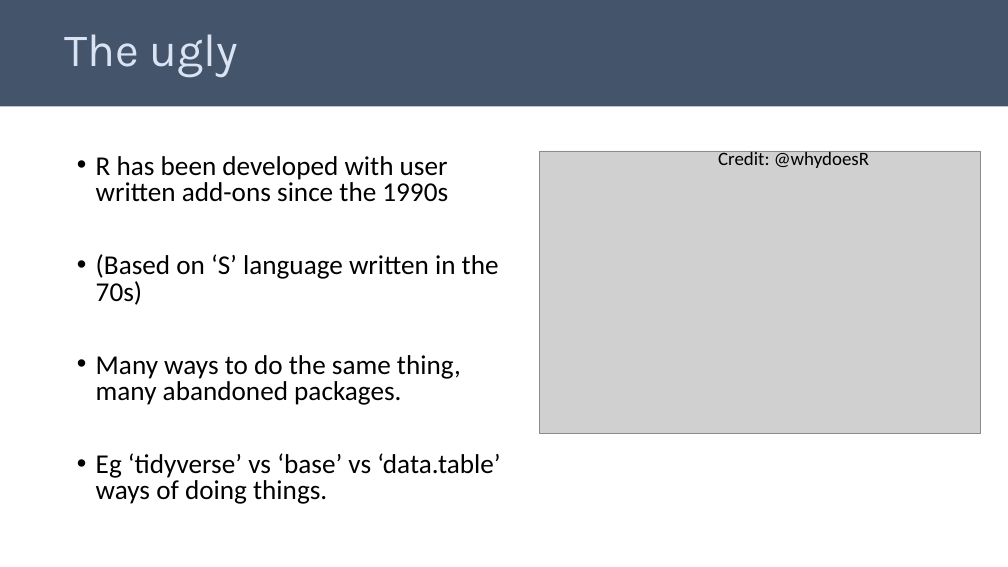
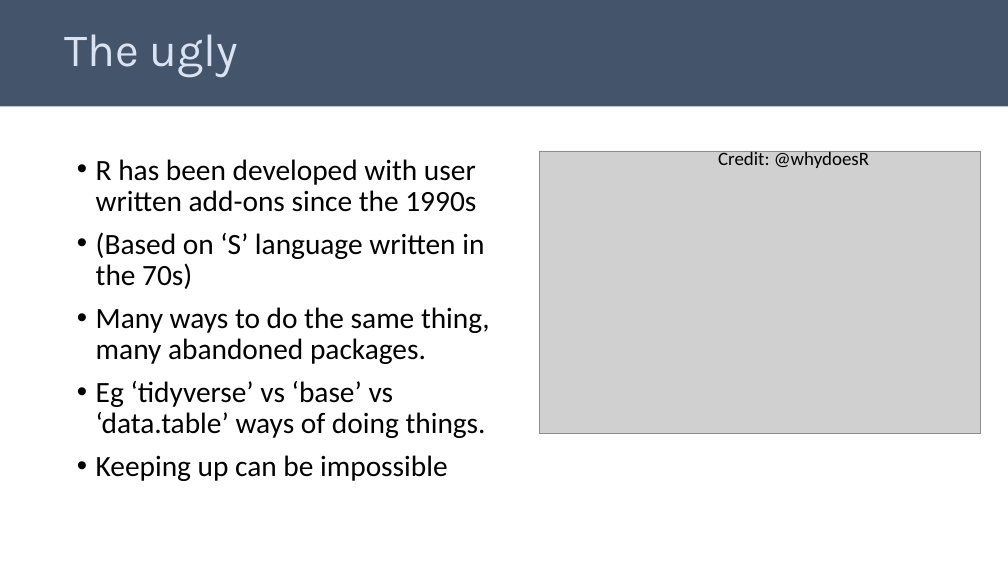
Before and after one commit to telatin/R_for_Statistics, a slide deck: slide 11 of docs/day1.pptx. Drawn at 1008x567 pixels with LibreOffice and Linux fonts; fonts in the diff are those of the drawing; grey boxes stand for pictures. Boxes give left, top, right and bottom in pixels: in the first picture for what was removed or moved away, otherwise in the second. Text is boxed around its words. In the diff, an @@ line names an element or a change of style, - is before the commit and + after.

```diff
--- a/docs/day1.pptx
+++ b/docs/day1.pptx
@@ text at [96,159,490,438]: size 25.9 to 28 pt in "R has been developed with user written ...", "(Based on ‘S’ language written in the ...", "Many ways to do the same thing, ...", "Eg ‘tidyverse’ vs ‘base’ vs ‘data.table’ ways ..."; line spacing 0.8 to 0.9 @@
@@ text at [96,455,448,481]: paragraph added @@
+• Keeping up can be impossible
```
Also in this commit, not shown: 9 other slides changed, 1 slide added, 1 other file.
